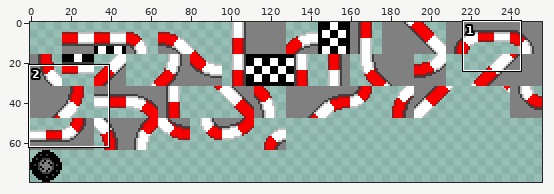
One commit to this sprite sheet: gfx/track_tiles.png. Above: a wide view before the commit, with the close-up outlined.
Close-up. The starting point:
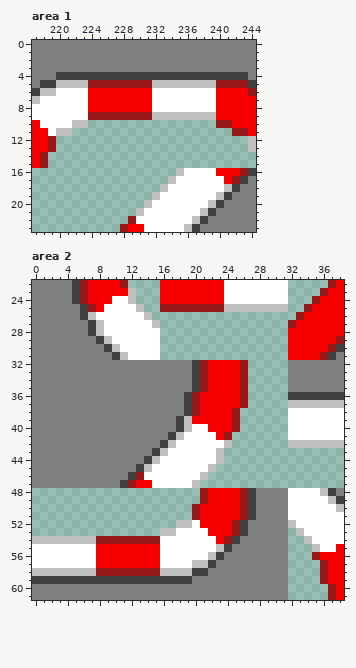
The file is 256x80 pixels. Shown: area 1: x 217..244, y 0..23; area 2: x 0..38, y 22..61.
The result:
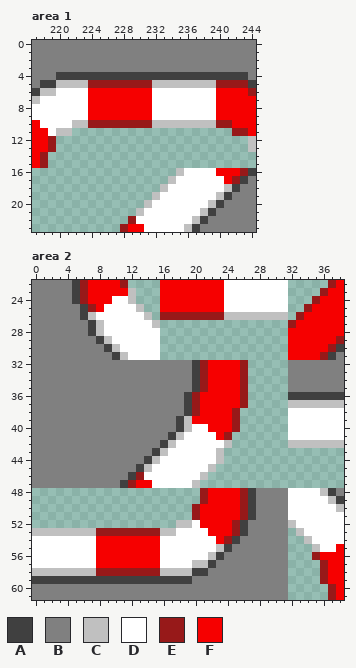
Palette (. is transparent): A #404040  B #808080  C #c0c0c0  D #ffffff  E #971919  F #f60000
The author wrote: Fix some track border tiles and add second track
Change:
--- area 1
@@ x 217..244 @@
  8 DDDDDDDFFFFFFFFDDDDDDDDFFFFF
- 9 DDDDDDDEEEEEEEECCCCCCCCFFFFF
-10 FDDDDCC................EEFFF
+ 9 DDDDDDDFFFFFFFFDDDDDDDDFFFFF
+10 FDDDDCCEEEEEEEECCCCCCCCEEFFF
 11 FFDCC....................EEF
--- area 2
@@ x 14..33 @@
 24 ..FFFFFFFFDDDDDDDD..
-25 ..EEEEEEEECCCCCCCC..
-26 C..................E
+25 ..FFFFFFFFDDDDDDDD..
+26 C.EEEEEEEECCCCCCCC.E
 27 DC................EF
@@ x 0..17 @@
 52 ..................
-53 ................CC
-54 CCCCCCCCEEEEEEEEDD
+53 CCCCCCCCEEEEEEEECC
+54 DDDDDDDDFFFFFFFFDD
 55 DDDDDDDDFFFFFFFFDD
Where, in picture pixels (left, top, right, bottom), the same in both close-ups:
changed: (88, 112, 216, 128)
changed: (160, 304, 288, 320)
changed: (32, 528, 160, 544)
